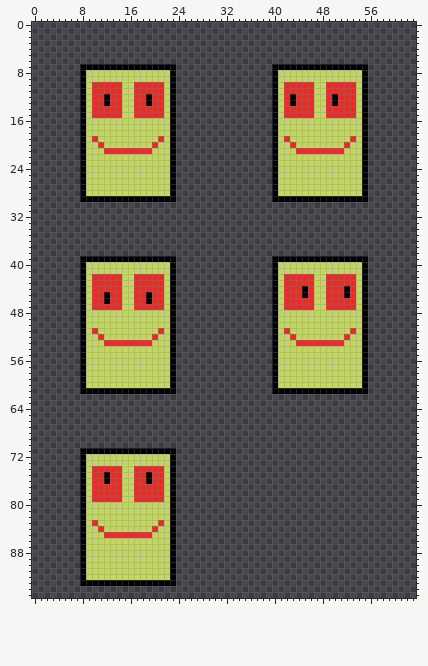
File history of a sprite sheet, Assets/Sprites/YellowGhostPhone.png. The first picture shows the starting point.
The file is 64x96 pixels.
The same view after the edit:
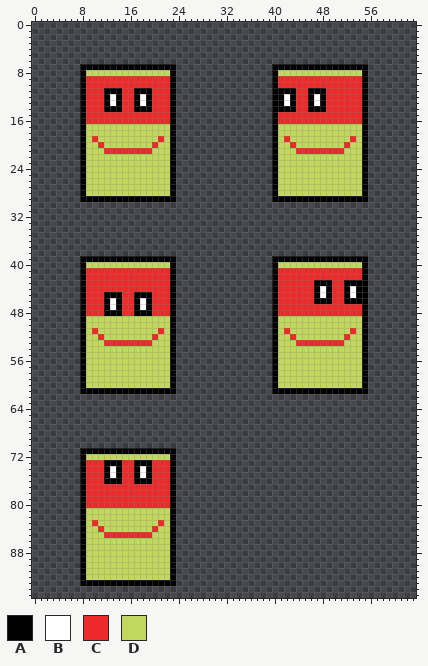
Palette (. is transparent): A #000000  B #ffffff  C #ed2a2a  D #c2d75d
The edit:
@@ x 0..63 @@
  8 ........ADDDDDDDDDDDDDDA................ADDDDDDDDDDDDDDA........
- 9 ........ADDDDDDDDDDDDDDA................ADDDDDDDDDDDDDDA........
-10 ........ADCCCCCDDCCCCCDA................ADCCCCCDDCCCCCDA........
-11 ........ADCCCCCDDCCCCCDA................ADCCCCCDDCCCCCDA........
-12 ........ADCCACCDDCCACCDA................ADCACCCDDCACCCDA........
-13 ........ADCCACCDDCCACCDA................ADCACCCDDCACCCDA........
-14 ........ADCCCCCDDCCCCCDA................ADCCCCCDDCCCCCDA........
-15 ........ADCCCCCDDCCCCCDA................ADCCCCCDDCCCCCDA........
-16 ........ADDDDDDDDDDDDDDA................ADDDDDDDDDDDDDDA........
+ 9 ........ACCCCCCCCCCCCCCA................ACCCCCCCCCCCCCCA........
+10 ........ACCCCCCCCCCCCCCA................ACCCCCCCCCCCCCCA........
+11 ........ACCCAAACCAAACCCA................AAAACCAAACCCCCCA........
+12 ........ACCCABACCABACCCA................AABACCABACCCCCCA........
+13 ........ACCCABACCABACCCA................AABACCABACCCCCCA........
+14 ........ACCCAAACCAAACCCA................AAAACCAAACCCCCCA........
+15 ........ACCCCCCCCCCCCCCA................ACCCCCCCCCCCCCCA........
+16 ........ACCCCCCCCCCCCCCA................ACCCCCCCCCCCCCCA........
 17 ........ADDDDDDDDDDDDDDA................ADDDDDDDDDDDDDDA........
@@ x 0..63 @@
 40 ........ADDDDDDDDDDDDDDA................ADDDDDDDDDDDDDDA........
-41 ........ADDDDDDDDDDDDDDA................ADDDDDDDDDDDDDDA........
-42 ........ADCCCCCDDCCCCCDA................ADCCCCCDDCCCCCDA........
-43 ........ADCCCCCDDCCCCCDA................ADCCCCCDDCCCCCDA........
-44 ........ADCCCCCDDCCCCCDA................ADCCCACDDCCCACDA........
-45 ........ADCCACCDDCCACCDA................ADCCCACDDCCCACDA........
-46 ........ADCCACCDDCCACCDA................ADCCCCCDDCCCCCDA........
-47 ........ADCCCCCDDCCCCCDA................ADCCCCCDDCCCCCDA........
-48 ........ADDDDDDDDDDDDDDA................ADDDDDDDDDDDDDDA........
+41 ........ACCCCCCCCCCCCCCA................ACCCCCCCCCCCCCCA........
+42 ........ACCCCCCCCCCCCCCA................ACCCCCCCCCCCCCCA........
+43 ........ACCCCCCCCCCCCCCA................ACCCCCCAAACCAAAA........
+44 ........ACCCCCCCCCCCCCCA................ACCCCCCABACCABAA........
+45 ........ACCCAAACCAAACCCA................ACCCCCCABACCABAA........
+46 ........ACCCABACCABACCCA................ACCCCCCAAACCAAAA........
+47 ........ACCCABACCABACCCA................ACCCCCCCCCCCCCCA........
+48 ........ACCCAAACCAAACCCA................ACCCCCCCCCCCCCCA........
 49 ........ADDDDDDDDDDDDDDA................ADDDDDDDDDDDDDDA........
@@ x 7..24 @@
 72 .ADDDDDDDDDDDDDDA.
-73 .ADDDDDDDDDDDDDDA.
-74 .ADCCCCCDDCCCCCDA.
-75 .ADCCACCDDCCACCDA.
-76 .ADCCACCDDCCACCDA.
-77 .ADCCCCCDDCCCCCDA.
-78 .ADCCCCCDDCCCCCDA.
-79 .ADCCCCCDDCCCCCDA.
-80 .ADDDDDDDDDDDDDDA.
+73 .ACCCAAACCAAACCCA.
+74 .ACCCABACCABACCCA.
+75 .ACCCABACCABACCCA.
+76 .ACCCAAACCAAACCCA.
+77 .ACCCCCCCCCCCCCCA.
+78 .ACCCCCCCCCCCCCCA.
+79 .ACCCCCCCCCCCCCCA.
+80 .ACCCCCCCCCCCCCCA.
 81 .ADDDDDDDDDDDDDDA.
Boxes around the changes in both pictures, in picture pixels (x1, y1, x2, y2):
changed: (86, 76, 170, 124)
changed: (278, 76, 362, 124)
changed: (86, 268, 170, 316)
changed: (278, 268, 362, 316)
changed: (86, 460, 170, 508)
